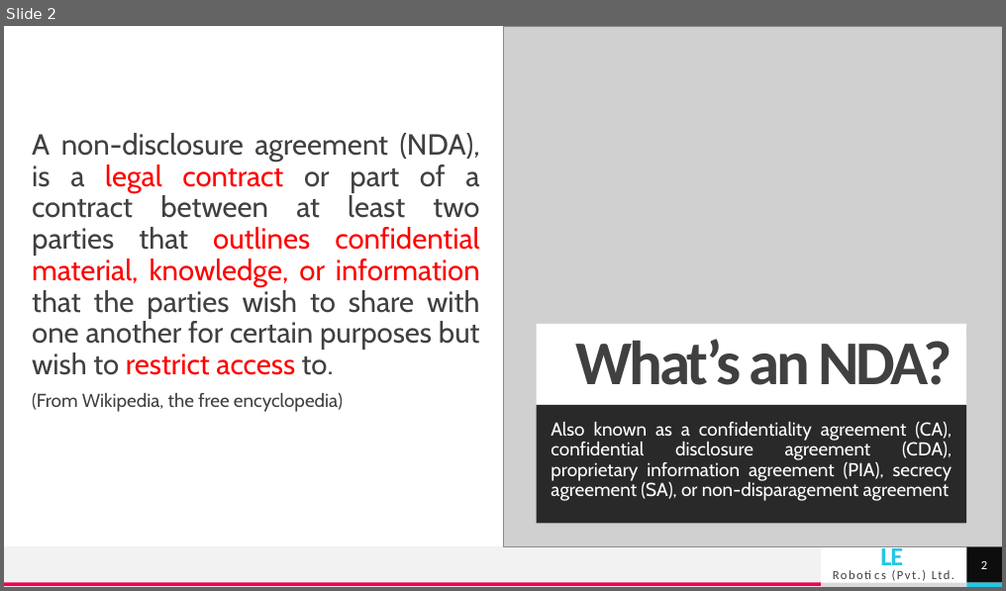
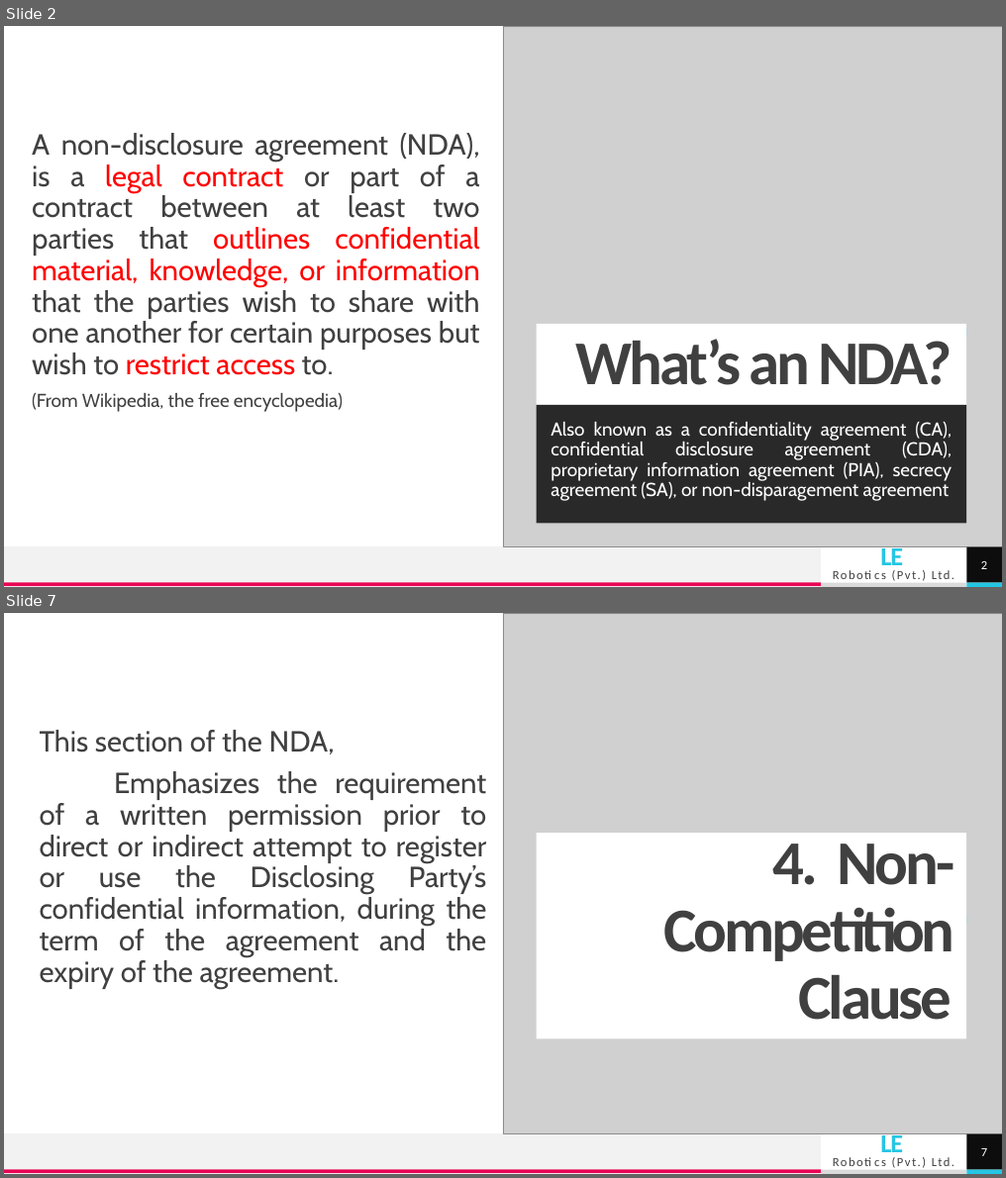
Before and after one commit to bimalka98/Industrial-Training, a slide deck: Presentations/Non-Disclosure Agreement.pptx. Shown one above the other, each under a label of ours: slide 2 before the commit, slides 2 and 7 after it; the slides between them are not shown. The pictures are 1006x591 and 1006x1178 pixels, drawn with LibreOffice and Linux fonts; fonts in the diff are those of the drawing; grey boxes stand for pictures. Boxes give left, top, right and bottom in pixels: in the first picture for what was removed or moved away, otherwise in the second. Text is boxed around its words. In the diff, an @@ line names an element or a change of style, - is before the commit and + after.

```diff
--- a/Presentations/Non-Disclosure Agreement.pptx
+++ b/Presentations/Non-Disclosure Agreement.pptx
@@ slide 7 added at (4, 613, 1002, 1174), background #FFFFFF; not listed: 6 template elements that a slide beside it also shows @@
@@ picture added at (503, 613, 1002, 1135) @@
@@ text added at (40, 730, 487, 989), 28 pt, text #404040 @@
+This section of the NDA,
+Emphasizes the requirement of a written permission prior to direct or indirect attempt to register or use the Disclosing Party’s confidential information, during the term of the agreement and the expiry of the agreement.
@@ title added at (537, 833, 966, 1040), fill #FFFFFF, 60 pt, text #404040, bold @@
+4. Non-Competition Clause
@@ rectangle added at (769, 915, 966, 925), fill #25C6E3 @@
@@ page number added at (966, 1135, 1002, 1170), fill #0D0D0D, 12 pt, text #FFFFFF @@
+7
```
Also in this commit, not shown: 1 slide changed, 4 other slides added.
